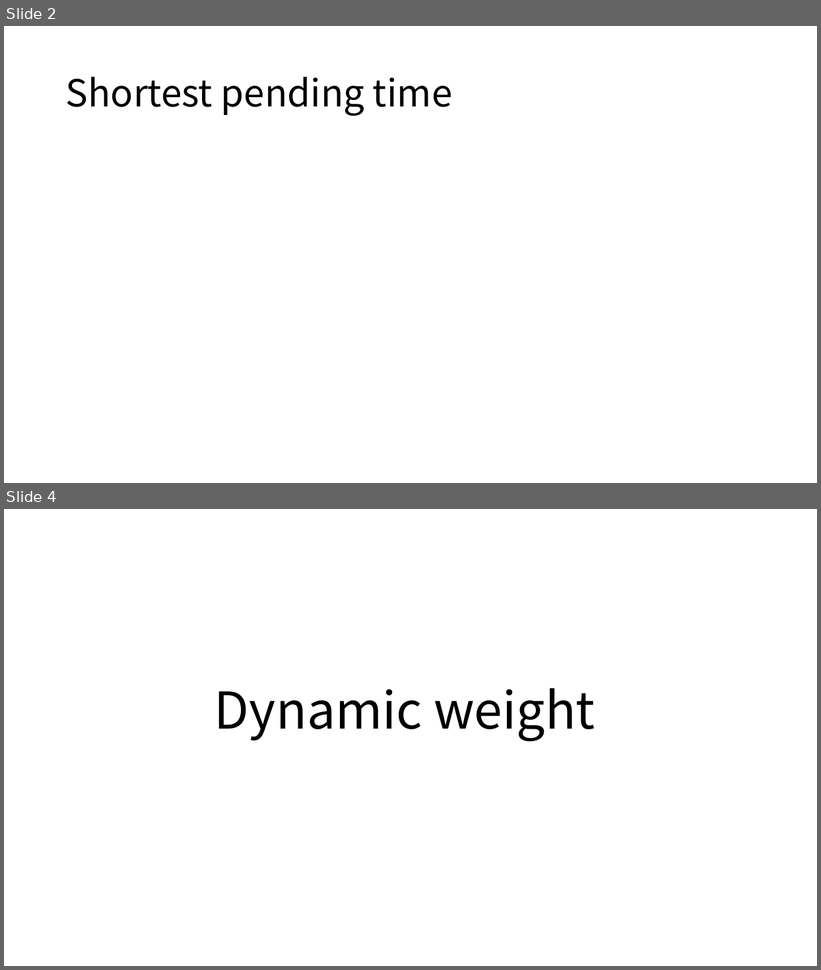
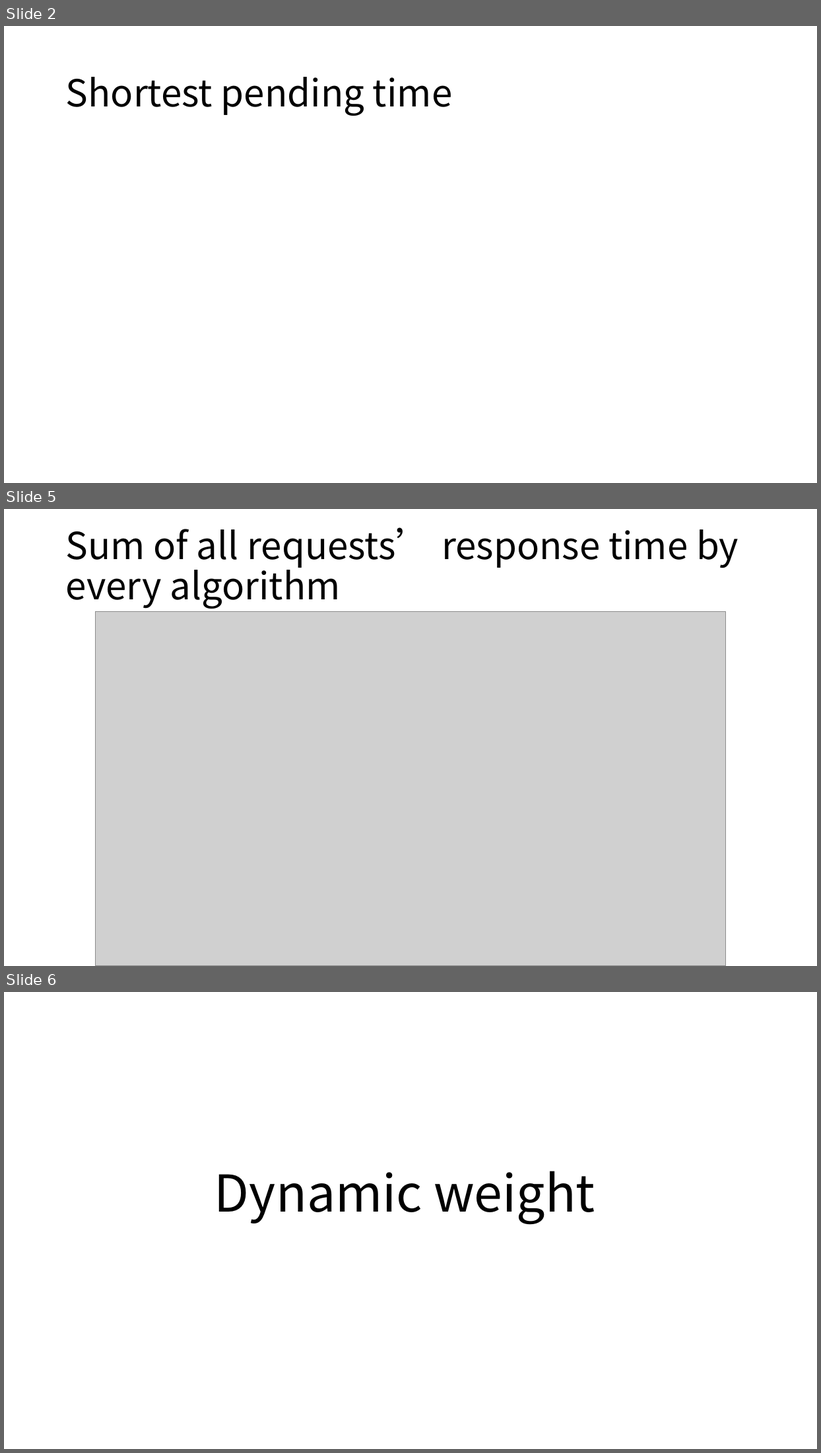
Before and after one commit to Wk-P/Routing-Monitor-Docker-Request, a slide deck: temp/temp.pptx. Shown one above the other, each under a label of ours: slides 2 and 4 before the commit, slides 2, 5 and 6 after it; the slides between them are not shown. The pictures are 821x970 and 821x1453 pixels, drawn with LibreOffice and Linux fonts; fonts in the diff are those of the drawing; grey boxes stand for pictures. Boxes give left, top, right and bottom in pixels: in the first picture for what was removed or moved away, otherwise in the second. Text is boxed around its words. In the diff, an @@ line names an element or a change of style, - is before the commit and + after.

```diff
--- a/temp/temp.pptx
+++ b/temp/temp.pptx
@@ slide 5 added at <box>4,509,817,966</box>, background #FFFFFF @@
@@ title added at <box>66,527,739,609</box>, 44 pt, text #000000 @@
+Sum of all requests’ response time by every algorithm
@@ picture added at <box>95,611,725,966</box> @@
@@ what was slide 4 is now slide 6 @@
```
Also in this commit, not shown: 1 slide changed, 5 other slides added, 1 slide removed.
